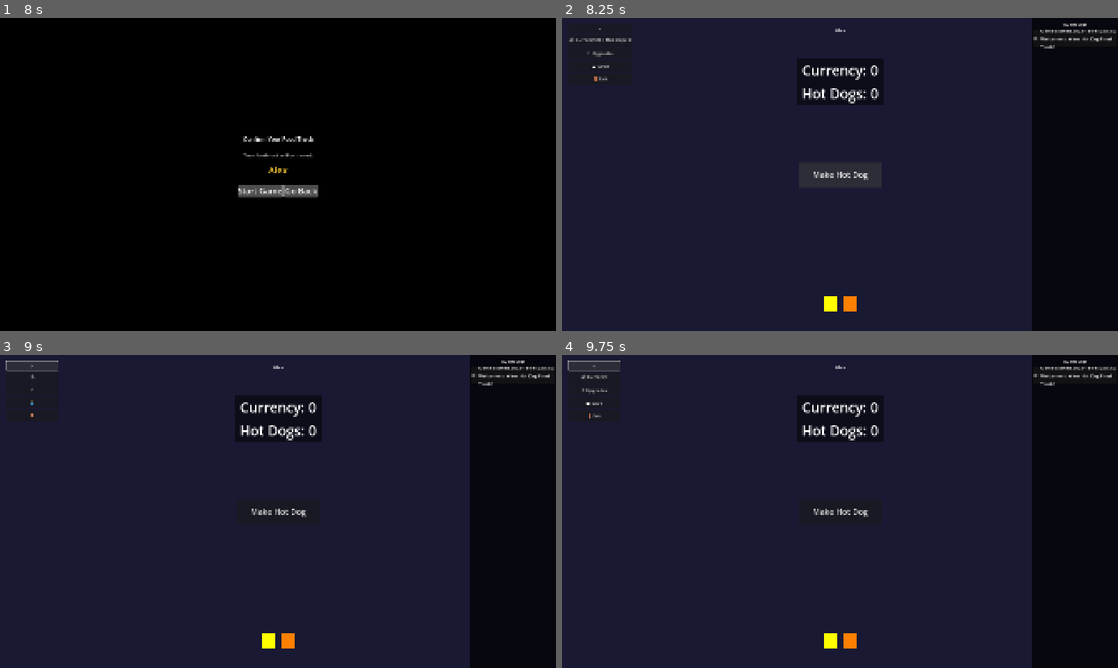
Above: before the commit, frames 1-4 (two rows, left to right).
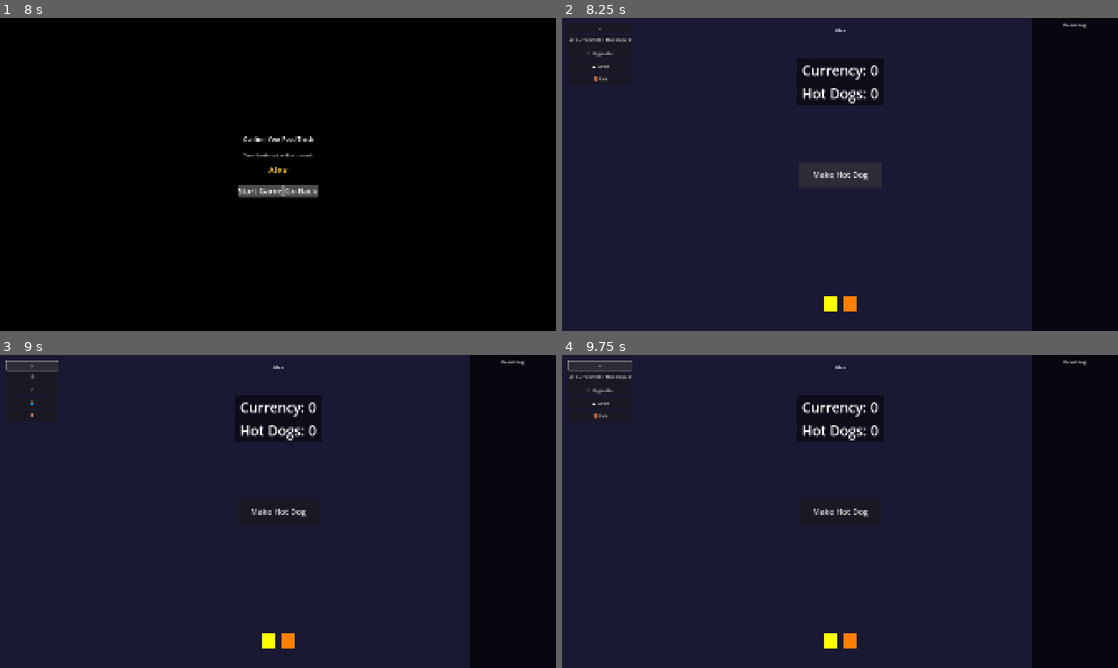
Above: after the commit, the same moments.

Repository: aaronleebrooks/weenieworld
Game: Godot game, scene res://scenes/main_menu/MainMenu.tscn
Two runs of this game, one before a commit and one after it. Both use one fixed random seed, a clock stepped at 60 frames per second and the inputs below.
Inputs (mouse positions are in pixels of both pictures, inside the frame that each line leads up to):
- Up to frame 1 (8 s): click "New Game" at 0.5 s; click (278, 158) at 1.27 s; type "Alex" at 1.35 s; click "New Game" at 2 s; click "Start Game" at 2.75 s; click "Start Game" at 3.5 s; click "New Game" at 4.25 s; click "Start Game" at 5 s; click "Cancel" at 5.75 s; click "Go Back" at 6.5 s; click "Options" at 7.25 s
- Up to frame 2 (8.25 s): tap Enter at 8, 8.1 s
- Up to frame 3 (9 s): click "<" at 8.75 s
- Up to frame 4 (9.75 s): click ">" at 9.5 s

Frame 1 is identical in both runs. In frame 2, 0.3% of the frame differs, in the area x 84-100%, y 1-10%; in frame 3, 0.3%; in frame 4, 0.5%, in the area x 1-100%, y 1-21%.
Error after the commit: Attempt to call function 'get_children' in base 'null instance' on a null instance. (res://scenes/ui/EventLog.gd:29)

Commit message:
Complete rebuild: proper menu toggle system with persistent currency display and fixed event log layout

Diff:
--- a/scenes/game/Game.gd
+++ b/scenes/game/Game.gd
@@ -5,10 +5,11 @@
 
 @onready var truck_name_display = $TruckNameDisplay
 @onready var menu_toggle_button = $TopLeftMenu/MenuToggleButton
-@onready var currency_button = $TopLeftMenu/CurrencyButton
-@onready var upgrade_button = $TopLeftMenu/UpgradeButton
-@onready var save_button = $TopLeftMenu/SaveButton
-@onready var exit_button = $TopLeftMenu/ExitButton
+@onready var menu_buttons_container = $TopLeftMenu/MenuButtonsContainer
+@onready var currency_button = $TopLeftMenu/MenuButtonsContainer/CurrencyButton
+@onready var upgrade_button = $TopLeftMenu/MenuButtonsContainer/UpgradeButton
+@onready var save_button = $TopLeftMenu/MenuButtonsContainer/SaveButton
+@onready var exit_button = $TopLeftMenu/MenuButtonsContainer/ExitButton
 
 @onready var hot_dog_display = $HotDogDisplay
 @onready var currency_display = $CurrencyDisplay
@@ -24,7 +25,7 @@
 var event_log_manager: Node
 
 # Menu state
-var menu_visible: bool = true
+var menu_expanded: bool = true  # true = full mode, false = icon mode
 
 
 
@@ -49,17 +50,11 @@
 
 
 
-	# Setup currency button (non-clickable, blue text)
-	_setup_currency_button()
-
-	# Setup tooltips for buttons
-	_setup_tooltips()
+	# Setup menu buttons
+	_setup_menu_buttons()
 
 	# Set initial menu state
-	_update_menu_button_texts()
-
-	# Update currency display
-	_update_currency_button_display()
+	_update_menu_display()
 
 
 
@@ -215,49 +210,63 @@
 
 
 
-func _setup_currency_button():
-	"""Setup currency button display"""
+func _setup_menu_buttons():
+	"""Setup initial menu button configuration"""
+	# Set up tooltips for icon mode
 	if currency_button:
-		currency_button.text = "💰 Currency"
-		currency_button.add_theme_font_size_override("font_size", 16)
-		currency_button.tooltip_text = "Currency Balance"
-
-func _setup_tooltips():
-	"""Setup tooltips for UI buttons"""
-	# Only add tooltips for buttons that need additional info
-	if currency_button:
-		currency_button.tooltip_text = "Currency Balance"
+		currency_button.tooltip_text = "Currency and Hot Dog Balance"
+	if upgrade_button:
+		upgrade_button.tooltip_text = "Upgrades"
+	if save_button:
+		save_button.tooltip_text = "Save Game"
+	if exit_button:
+		exit_button.tooltip_text = "Exit to Main Menu"
+
+func _update_menu_display():
+	"""Update entire menu display based on current state"""
+	_update_menu_button_texts()
+	_update_currency_display()
 
 func _update_menu_button_texts():
-	"""Update button texts based on current menu state"""
-	if currency_button:
-		if not menu_visible:
-			currency_button.text = "💰"
-			currency_button.custom_minimum_size.x = 50
-		else:
-			currency_button.text = "💰 Currency"
-			currency_button.custom_minimum_size.x = 0
-	if upgrade_button:
-		if not menu_visible:
-			upgrade_button.text = "⚡"
-			upgrade_button.custom_minimum_size.x = 50
-		else:
+	"""Update button texts and sizes based on menu state"""
+	if menu_expanded:
+		# Full mode: wide buttons with labels
+		if currency_button:
+			currency_button.custom_minimum_size.x = 0  # Auto-size
+		if upgrade_button:
 			upgrade_button.text = "⚡ Upgrades"
 			upgrade_button.custom_minimum_size.x = 0
-	if save_button:
-		if not menu_visible:
-			save_button.text = "💾"
-			save_button.custom_minimum_size.x = 50
-		else:
+		if save_button:
 			save_button.text = "💾 Save"
 			save_button.custom_minimum_size.x = 0
-	if exit_button:
-		if not menu_visible:
-			exit_button.text = "🚪"
-			exit_button.custom_minimum_size.x = 50
-		else:
+		if exit_button:
 			exit_button.text = "🚪 Exit"
 			exit_button.custom_minimum_size.x = 0
+	else:
+		# Icon mode: narrow buttons with icons only
+		if currency_button:
+			currency_button.custom_minimum_size.x = 40  # Very narrow
+		if upgrade_button:
+			upgrade_button.text = "⚡"
+			upgrade_button.custom_minimum_size.x = 40
+		if save_button:
+			save_button.text = "💾"
+			save_button.custom_minimum_size.x = 40
+		if exit_button:
+			exit_button.text = "🚪"
+			exit_button.custom_minimum_size.x = 40
+
+func _update_currency_display():
+	"""Update currency button with current values"""
+	if currency_button and hot_dog_manager:
+		var currency = hot_dog_manager.currency_balance
+		var hot_dogs = hot_dog_manager.hot_dogs_inventory
+
+		if menu_expanded:
+			currency_button.text = "💰 Currency: %d | Hot Dogs: %d" % [currency, hot_dogs]
+		else:
+			currency_button.text = "💰"
+			currency_button.tooltip_text = "Currency: %d\nHot Dogs: %d" % [currency, hot_dogs]
 
 
 func _on_viewport_size_changed():
@@ -350,21 +359,14 @@
 func _on_menu_toggle_pressed():
 	"""Handle menu toggle button press"""
 	print("Game: Menu toggle pressed")
-	menu_visible = !menu_visible
+	menu_expanded = !menu_expanded
 
 	# Update toggle button text
 	if menu_toggle_button:
-		menu_toggle_button.text = "<" if menu_visible else ">"
-
-	# Toggle between icon-only and full-button modes
-	if currency_button:
-		currency_button.text = "💰" if not menu_visible else "💰 Currency"
-	if upgrade_button:
-		upgrade_button.text = "⚡" if not menu_visible else "⚡ Upgrades"
-	if save_button:
-		save_button.text = "💾" if not menu_visible else "💾 Save"
-	if exit_button:
-		exit_button.text = "🚪" if not menu_visible else "🚪 Exit"
+		menu_toggle_button.text = "<" if menu_expanded else ">"
+
+	# Update menu display
+	_update_menu_display()
 
 func _on_upgrade_button_pressed():
 	"""Handle upgrade button press"""
@@ -421,7 +423,7 @@
 		var currency = hot_dog_manager.currency_balance
 		var hot_dogs = hot_dog_manager.hot_dogs_inventory
 
-		if not menu_visible:
+		if not menu_expanded:
 			currency_button.text = "💰"
 			currency_button.tooltip_text = "Currency: %d\nHot Dogs: %d" % [currency, hot_dogs]
 		else:
--- a/scenes/game/Game.tscn
+++ b/scenes/game/Game.tscn
@@ -65,23 +65,27 @@
 custom_minimum_size = Vector2(0, 30)
 layout_mode = 2
 text = "<"
+horizontal_alignment = 1
 
-[node name="CurrencyButton" type="Button" parent="TopLeftMenu"]
+[node name="MenuButtonsContainer" type="VBoxContainer" parent="TopLeftMenu"]
+layout_mode = 2
+
+[node name="CurrencyButton" type="Button" parent="TopLeftMenu/MenuButtonsContainer"]
 custom_minimum_size = Vector2(0, 40)
 layout_mode = 2
 text = "💰 Currency"
 
-[node name="UpgradeButton" type="Button" parent="TopLeftMenu"]
+[node name="UpgradeButton" type="Button" parent="TopLeftMenu/MenuButtonsContainer"]
 custom_minimum_size = Vector2(0, 40)
 layout_mode = 2
 text = "⚡ Upgrades"
 
-[node name="SaveButton" type="Button" parent="TopLeftMenu"]
+[node name="SaveButton" type="Button" parent="TopLeftMenu/MenuButtonsContainer"]
 custom_minimum_size = Vector2(0, 40)
 layout_mode = 2
 text = "💾 Save"
 
-[node name="ExitButton" type="Button" parent="TopLeftMenu"]
+[node name="ExitButton" type="Button" parent="TopLeftMenu/MenuButtonsContainer"]
 custom_minimum_size = Vector2(0, 40)
 layout_mode = 2
 text = "🚪 Exit"
--- a/scenes/ui/EventLog.tscn
+++ b/scenes/ui/EventLog.tscn
@@ -19,31 +19,29 @@
 anchor_bottom = 1.0
 color = Color(0, 0, 0, 0.7)
 
-[node name="EventContainer" type="VBoxContainer" parent="."]
+[node name="MainContainer" type="VBoxContainer" parent="."]
 layout_mode = 1
 anchors_preset = 15
 anchor_right = 1.0
 anchor_bottom = 1.0
-offset_left = 5.0
-offset_top = 5.0
-offset_right = -5.0
-offset_bottom = -5.0
+offset_left = 10.0
+offset_top = 10.0
+offset_right = -10.0
+offset_bottom = -10.0
 
-[node name="Header" type="HBoxContainer" parent="EventContainer"]
+[node name="Header" type="Label" parent="MainContainer"]
 layout_mode = 2
-custom_minimum_size = Vector2(0, 30)
-
-[node name="Title" type="Label" parent="EventContainer/Header"]
-layout_mode = 2
-size_flags_horizontal = 3
 text = "Event Log"
 horizontal_alignment = 1
-font_size = 14
+font_size = 16
 
-[node name="EventList" type="ScrollContainer" parent="EventContainer"]
+[node name="HSeparator" type="HSeparator" parent="MainContainer"]
+layout_mode = 2
+
+[node name="ScrollContainer" type="ScrollContainer" parent="MainContainer"]
 layout_mode = 2
 size_flags_vertical = 3
 
-[node name="EventListContainer" type="VBoxContainer" parent="EventContainer/EventList"]
+[node name="EventListContainer" type="VBoxContainer" parent="MainContainer/ScrollContainer"]
 layout_mode = 2
 size_flags_horizontal = 3
